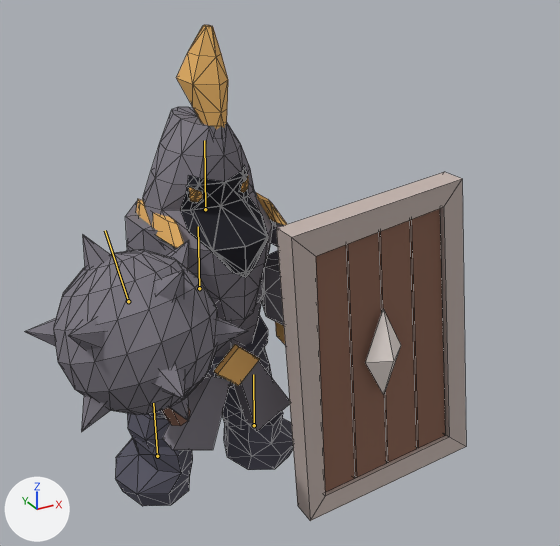
Before and after pictures for a commit that changed the Blender file art/enemies/guardian/production/animated/guardian.blend.
Both versions are drawn from a 50 mm camera at (-0.731, -1.793, 1.479) aimed at (0.117, -0.251, 0.708). Every picture has the same lights, and +X, +Y and +Z are marked at lower left. The picture after the commit comes second. Both versions are drawn at frame 5 of the action 'Recovery'; the numbers are the values there. The bones that change, and the others that lie on the model, are drawn over the model as lines. Mesh edges are drawn as thin lines.

Objects in the first picture: 'guardian | palette mesh'.
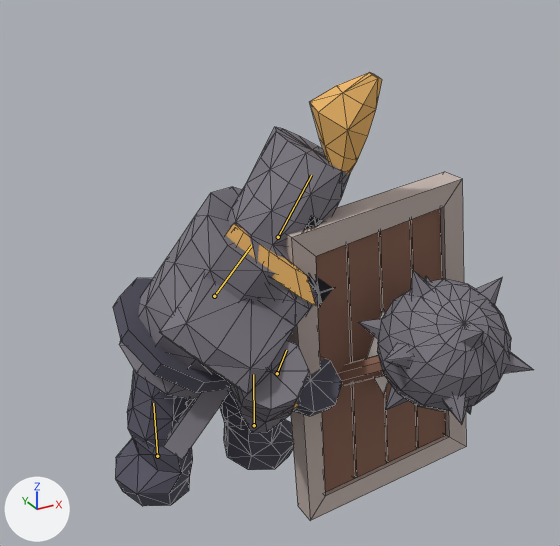
Pixel boxes (x1, y1, x2, y2) of what changed, in the pictures (560 x 546 px):
'guardian | palette mesh', posed (9% shorter): before (25, 25, 466, 521); after (113, 72, 534, 521)
bone 'body', root to tip: before (199, 288) to (198, 226); after (214, 296) to (251, 245)
bone 'head', root to tip: before (205, 209) to (204, 140); after (278, 237) to (311, 175)
bone 'arm.L', root to tip: before (128, 301) to (105, 230); after (277, 373) to (286, 350)

Patch to the scene script:
```diff
--- a/art/enemies/guardian/production/animated/guardian.blend.py
+++ b/art/enemies/guardian/production/animated/guardian.blend.py
@@ bone_body @@
 bone_body = bpy.data.objects['guardian rig'].pose.bones['body']  # child of 'root'
-bone_body.location = (0.0, 0.008, 0.0)
-bone_body.rotation_euler = (0.0349, 0.122, 0.0)  # degrees (2, 7, 0)
+bone_body.location = (0.0, 0.027, 0.101)
+bone_body.rotation_euler = (0.593, 0.873, 0.0)  # degrees (34, 50, 0)
@@ bone_head @@
 bone_head = bpy.data.objects['guardian rig'].pose.bones['head']  # child of 'body'
-bone_head.rotation_euler = (0.0, 0.0, 0.0)  # degrees (0, 0, 0)
+bone_head.rotation_euler = (-0.14, -0.157, 0.0)  # degrees (-8, -9, 0)
@@ bone_arm_l @@
 bone_arm_l = bpy.data.objects['guardian rig'].pose.bones['arm.L']  # child of 'body'
-bone_arm_l.location = (0.0, 0.0, 0.0)
-bone_arm_l.rotation_euler = (-0.401, 0.262, 0.0)  # degrees (-23, 15, 0)
+bone_arm_l.location = (0.0, 0.0, 0.118)
+bone_arm_l.rotation_euler = (-0.733, 1.274, 0.0)  # degrees (-42, 73, 0)
```
